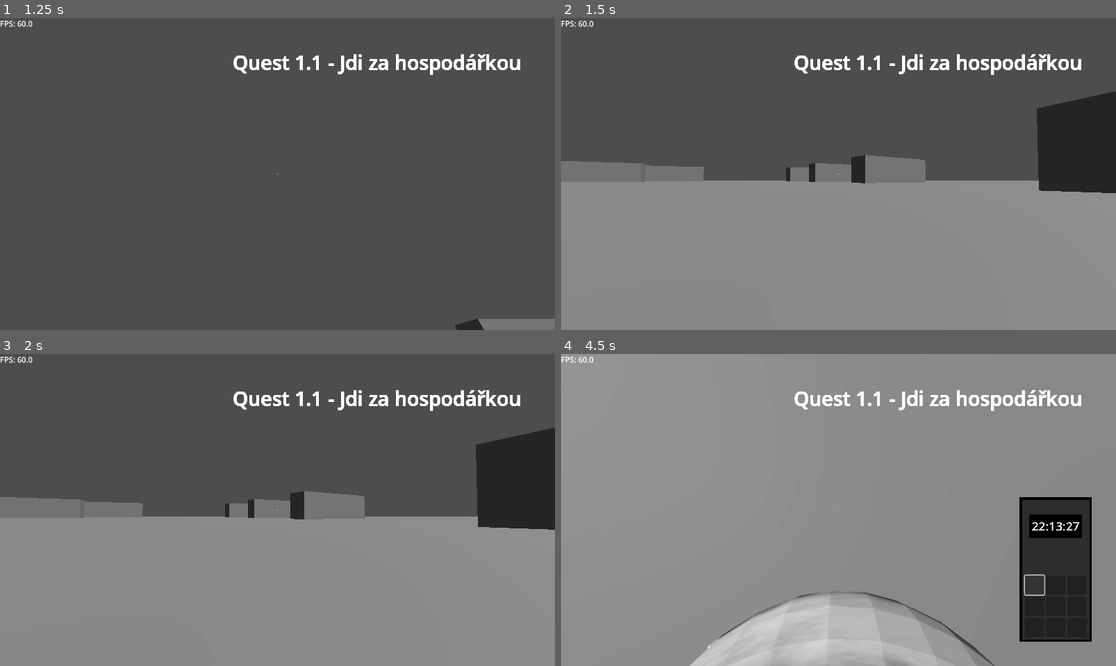
Above: before the commit, frames 1-4 (two rows, left to right).
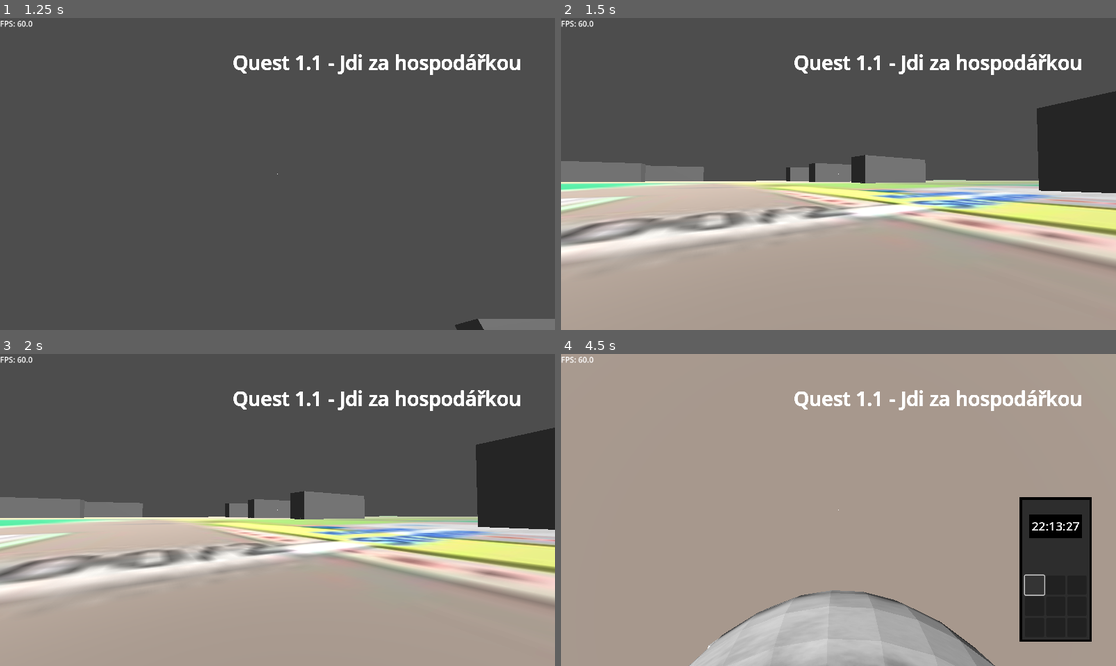
Above: after the commit, the same moments.

Repository: StrahovGameDev/StraHov
Game: Godot game, scene res://00main_scene/game_manager.tscn
Same seed, same stepped clock (60 frames per second), same inputs: the game is played once before the commit and once after it. Video files are missing from this copy of the repository; at most half a second of black plays in their place.
Inputs (mouse positions are in pixels of both pictures, inside the frame that each line leads up to):
- Up to frame 1 (1.25 s): click "START" at 0.5 s
- Up to frame 2 (1.5 s): tap Enter (enter) at 1.25 s; move the mouse to (866, 174) at 1.27 s; hold Space (fly_up) from 1.28 s (still down); hold E (accept) from 1.28 s (still down)
- Up to frame 3 (2 s): keep holding Space (fly_up); keep holding E (accept)
- Up to frame 4 (4.5 s): move the mouse to (810, 510) at 2.02 s; release E (accept) at 2.03 s; tap Ctrl (duck) at 2.1 s; tap E (accept) at 2.75, 3.5 s; move the mouse to (849, 503) at 2.77 s; hold Enter (enter) 2.78-3.53 s; move the mouse to (832, 516) at 3.52 s; tap Q (phone) at 3.6 s; release Space (fly_up) at 4.25 s; click (1032, 584) at 4.25 s

Frame 1 is identical in both runs. In frame 2, 45% of the frame differs, in the area x 0-100%, y 51-100%; in frame 3, 45%; in frame 4, 59%, in the area x 0-100%, y 0-100%.

Commit message:
feat: Added map
Added map to make the layout more precisely

Diff:
--- a/project.godot
+++ b/project.godot
@@ -91,13 +91,14 @@
 }
 phone={
 "deadzone": 0.2,
-"events": [Object(InputEventKey,"resource_local_to_scene":fa …(211 unchanged characters)… "location":0,"echo":false,"script":null)]
+"events": [Object(InputEventKey,"resource_local_to_scene":fa …(211 unchanged characters)… "location":0,"echo":false,"script":null)
+]
 }
 weapon_select={
 "deadzone": 0.2,
-"events": [Object(InputEventKey,"resource_local_to_scene":fa …(211 unchanged characters)… "location":0,"echo":false,"script":null)]
+"events": [Object(InputEventKey,"resource_local_to_scene":fa …(211 unchanged characters)… "location":0,"echo":false,"script":null)
+]
 }
-
 
 [layer_names]
 
--- a/scenes/terrain.tscn
+++ b/scenes/terrain.tscn
@@ -1,14 +1,21 @@
-[gd_scene load_steps=3 format=3 uid="uid://dh681jq7gntr8"]
+[gd_scene load_steps=5 format=3 uid="uid://dh681jq7gntr8"]
+
+[ext_resource type="Texture2D" uid="uid://b2f8gkqp0t4ts" path="res://assets/map.jpg" id="1_b0j75"]
+
+[sub_resource type="StandardMaterial3D" id="StandardMaterial3D_oqplg"]
+albedo_texture = ExtResource("1_b0j75")
+albedo_texture_force_srgb = true
 
 [sub_resource type="PlaneMesh" id="PlaneMesh_unmtw"]
-size = Vector2(1000, 1000)
+size = Vector2(1258.33, 725.641)
 
 [sub_resource type="BoxShape3D" id="BoxShape3D_unmtw"]
-size = Vector3(1000, 0, 1000)
+size = Vector3(1258.33, 0, 725.641)
 
 [node name="Terrain" type="Node3D"]
 
 [node name="MeshInstance3D" type="MeshInstance3D" parent="."]
+material_override = SubResource("StandardMaterial3D_oqplg")
 mesh = SubResource("PlaneMesh_unmtw")
 
 [node name="StaticBody3D" type="StaticBody3D" parent="."]
Binary file added: assets/map.jpg
Not shown, added: assets/map.jpg.import
